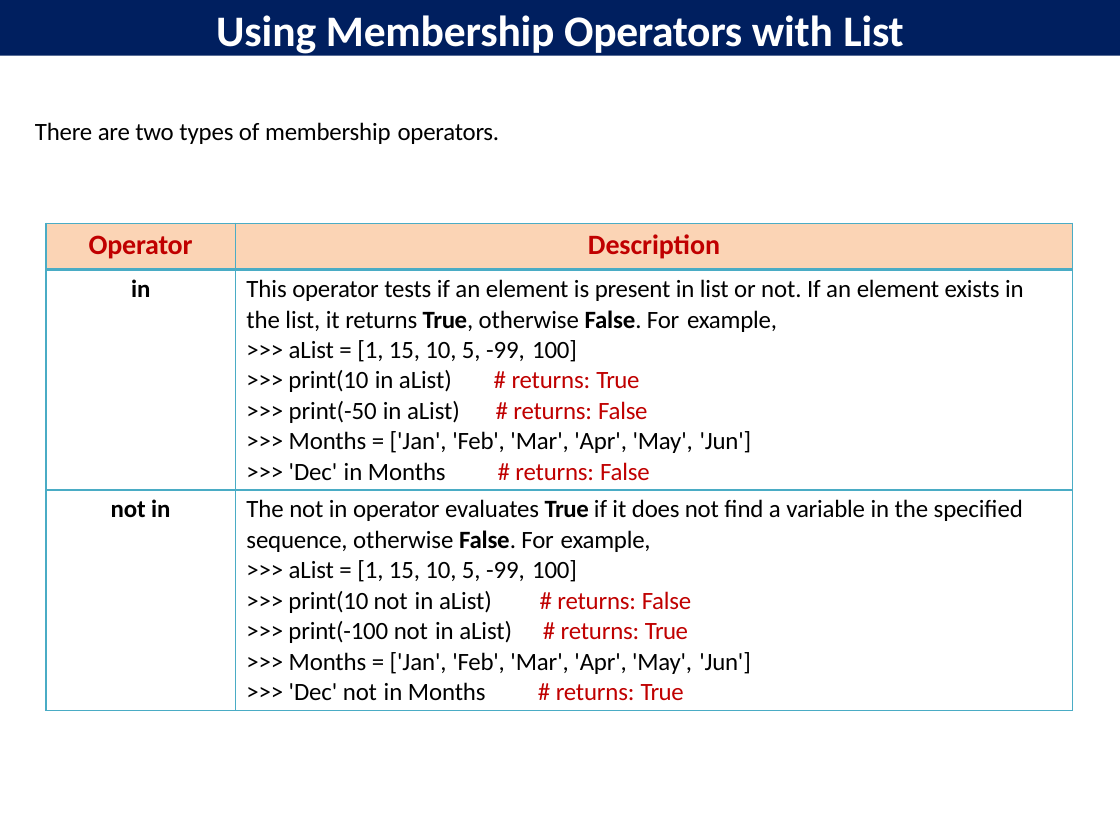
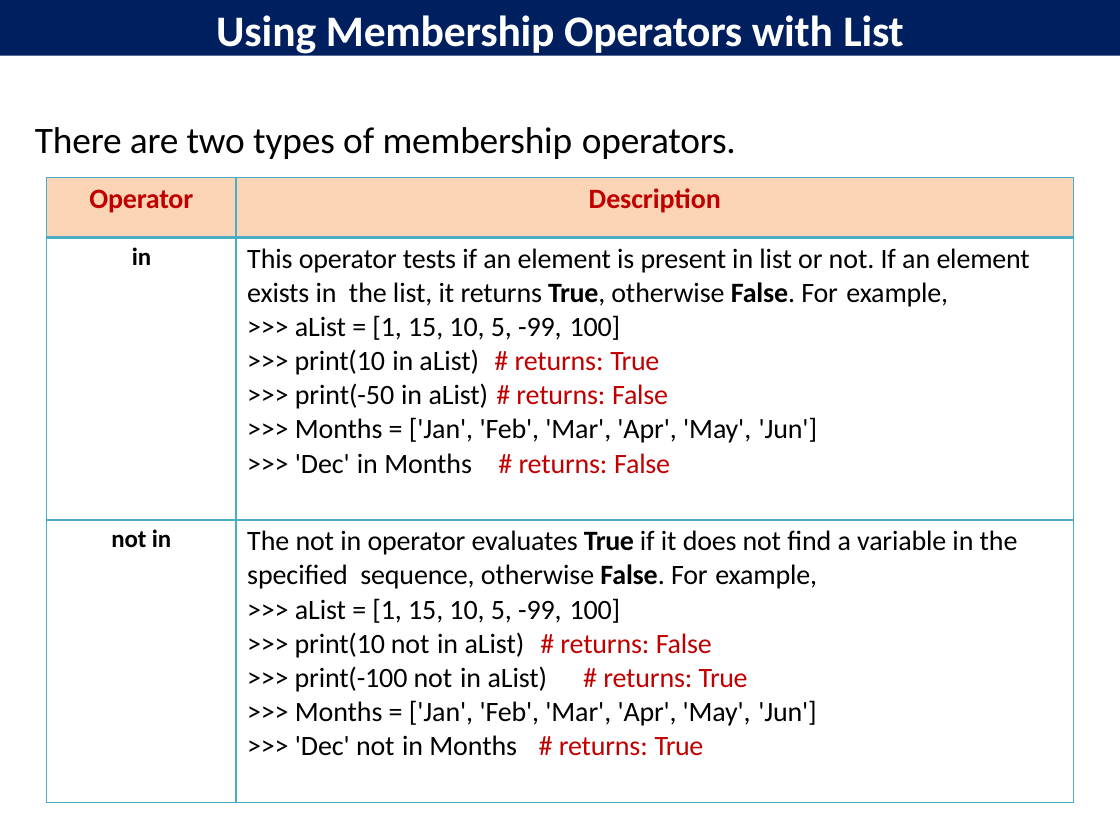
Before and after one commit to davcpscn/XI, a slide deck: slide 6 of Presentations/Lists.pptx. Drawn at 1120x840 pixels with LibreOffice and Linux fonts; fonts in the diff are those of the drawing. Boxes give left, top, right and bottom in pixels: in the first picture for what was removed or moved away, otherwise in the second. Text is boxed around its words. In the diff, an @@ line names an element or a change of style, - is before the commit and + after.

Commit message:
Python List ppt and Assignment

```diff
--- a/Presentations/Lists.pptx
+++ b/Presentations/Lists.pptx
@@ text "There are two types of ..." at (35,127,736,159): size 16 to 24 pt @@
@@ table at (47,177,1074,802) @@
@@ size 16 to 18 pt @@
@@ table: place and size @@
-table at (46,223,1073,710)
+table at (47,177,1074,802)
```
Also in this commit, not shown: 8 other slides changed, 2 slides added, 1 slide removed, 3 other files.
